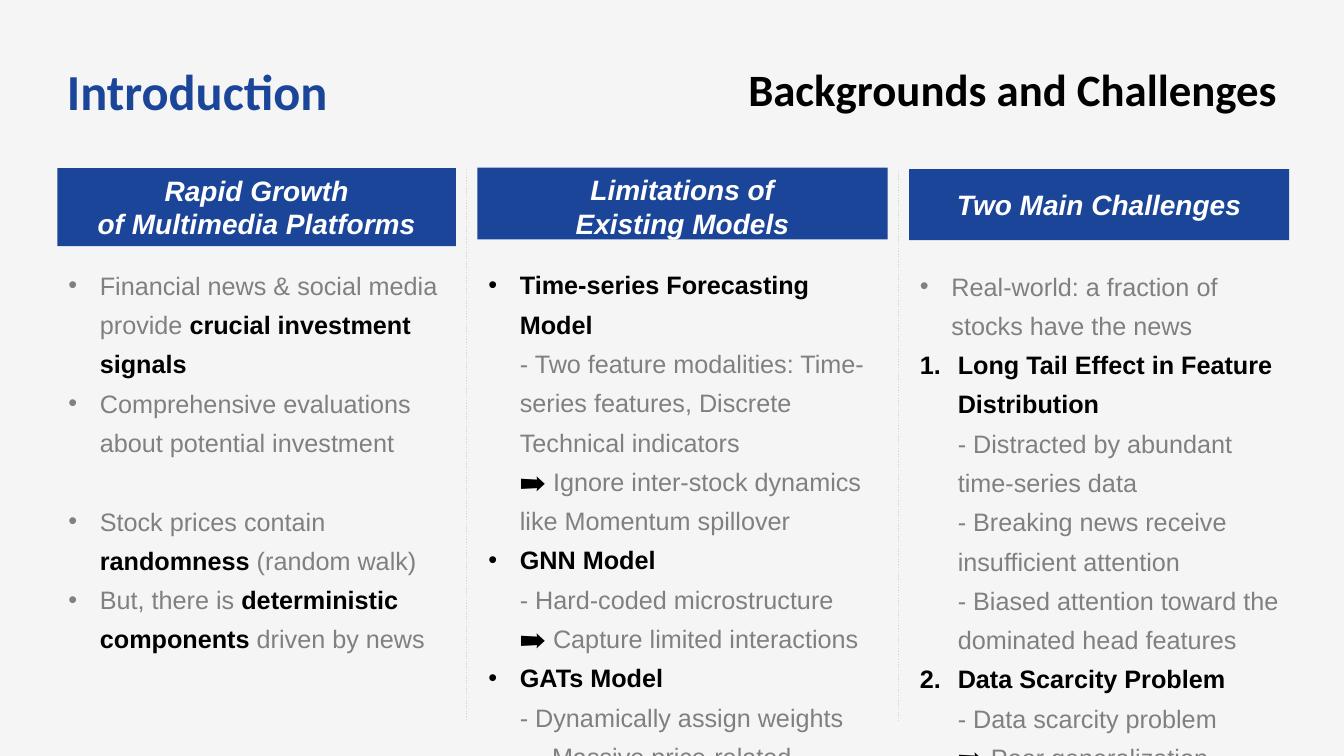
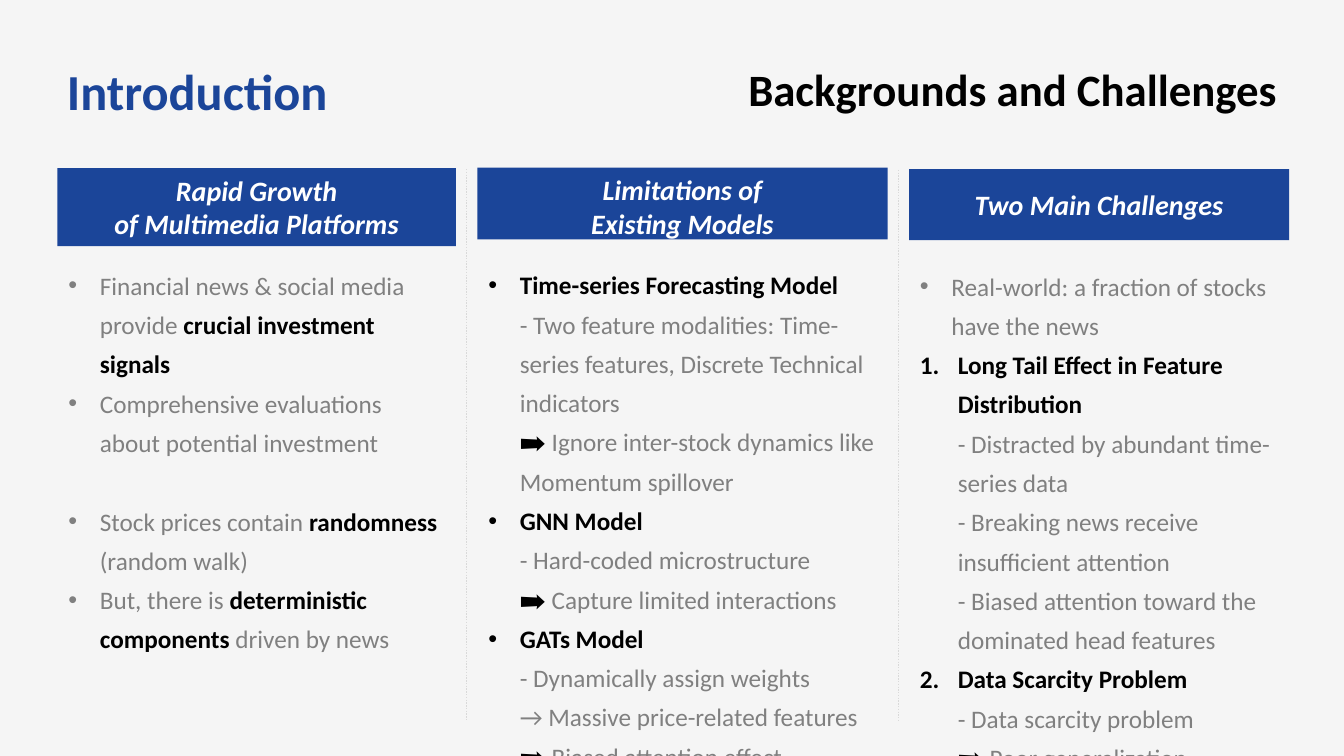
Before and after one commit to bts1991/study, a slide deck: slide 3 of 논문 Review/Others/paper_review.pptx. Drawn at 1344x756 pixels with LibreOffice and Linux fonts; fonts in the diff are those of the drawing. Boxes give left, top, right and bottom in pixels: in the first picture for what was removed or moved away, otherwise in the second. Text is boxed around its words. In the diff, an @@ line names an element or a change of style, - is before the commit and + after.

Commit message:
dd

```diff
--- a/논문 Review/Others/paper_review.pptx
+++ b/논문 Review/Others/paper_review.pptx
@@ font Arial to Calibri in 6 elements at [57,168,456,246], [100,277,437,652], [477,167,887,239], [909,169,1290,241], [951,278,1269,732], [520,276,874,730] @@
```
Also in this commit, not shown: 8 other slides changed, 8 slides added.
